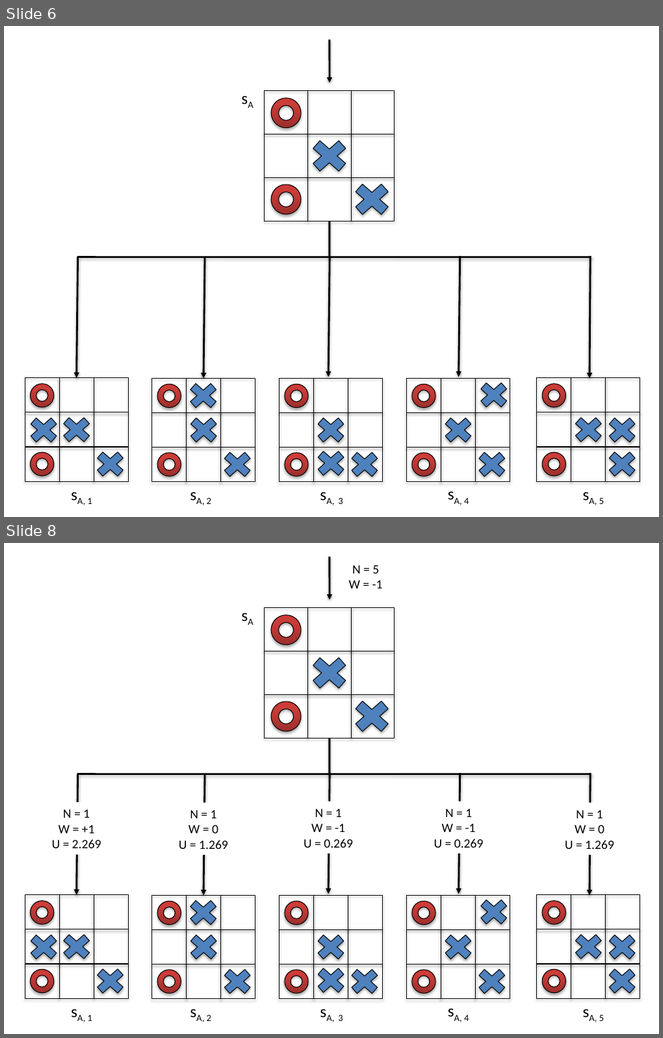
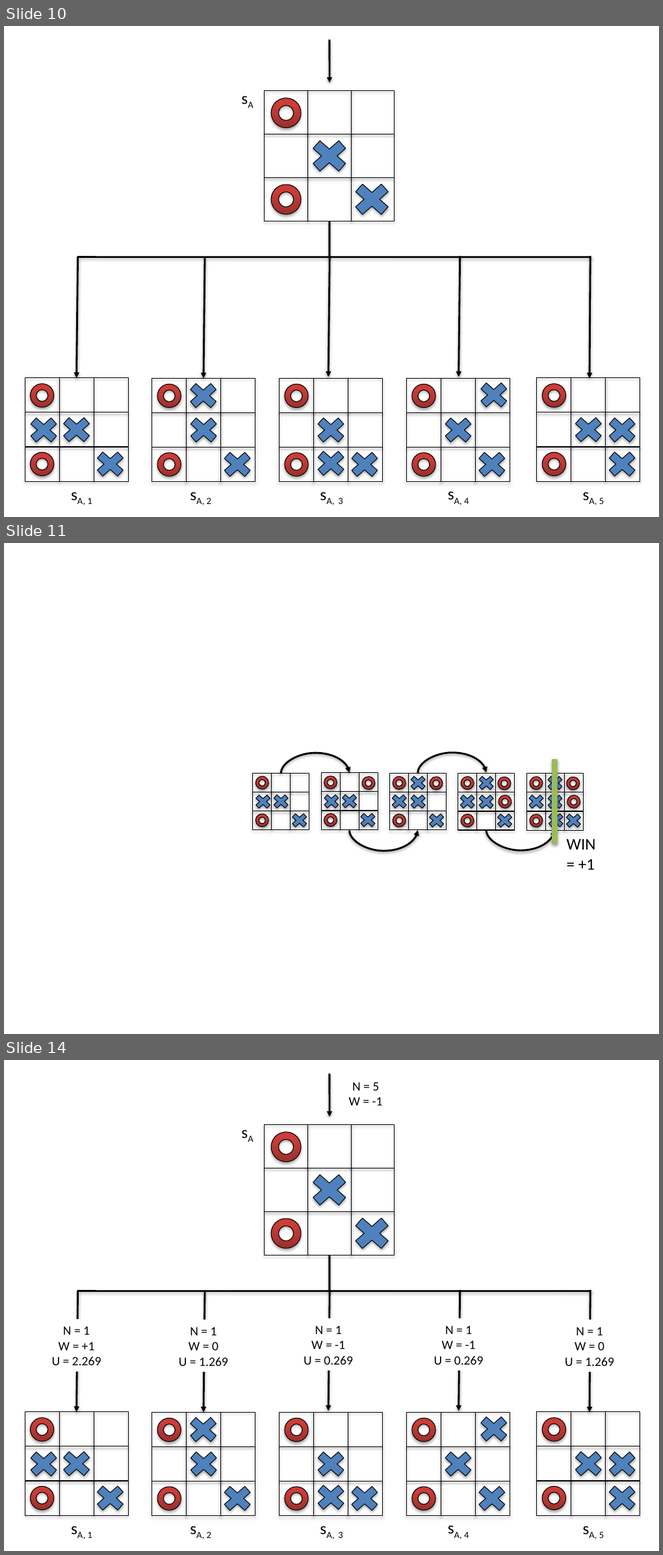
Before and after one commit to petosa/simple-alpha-zero, a slide deck: project_webpage/Diagrams.pptx. Shown one above the other, each under a label of ours: slides 6 and 8 before the commit, slides 10, 11 and 14 after it; the slides between them are not shown. The pictures are 663x1038 and 663x1555 pixels, drawn with LibreOffice and Linux fonts; fonts in the diff are those of the drawing. Boxes give left, top, right and bottom in pixels: in the first picture for what was removed or moved away, otherwise in the second. Text is boxed around its words. In the diff, an @@ line names an element or a change of style, - is before the commit and + after.

```diff
--- a/project_webpage/Diagrams.pptx
+++ b/project_webpage/Diagrams.pptx
@@ slide 11 added at (x1=4, y1=543, x2=659, y2=1034), background #FFFFFF @@
@@ curved arrow added from (281, 773) to (349, 773), #000000 2 pt @@
@@ curved arrow added from (418, 773) to (486, 773), #000000 2 pt @@
@@ cross added at (x1=408, y1=774, x2=429, y2=793), fill #4F81BD, outline #000000 0.75 pt @@
@@ cross added at (x1=476, y1=774, x2=497, y2=793), fill #4F81BD, outline #000000 0.75 pt @@
@@ cross added at (x1=545, y1=774, x2=566, y2=793), fill #4F81BD, outline #000000 0.75 pt @@
@@ line added from (555, 759) to (555, 845), #9BBB59 6.01 pt @@
@@ group added at (x1=252, y1=773, x2=311, y2=830): 9 rectangles, 3 crosses, 2 donuts @@
@@ cross added at (x1=321, y1=792, x2=342, y2=811), fill #4F81BD, outline #000000 0.75 pt @@
@@ donut added at (x1=362, y1=777, x2=376, y2=790), fill gradient #9C2F2D to #CB3E3A to #CE3B37, outline #000000 0.75 pt @@
@@ cross added at (x1=389, y1=792, x2=410, y2=811), fill #4F81BD, outline #000000 0.75 pt @@
@@ donut added at (x1=430, y1=777, x2=443, y2=790), fill gradient #9C2F2D to #CB3E3A to #CE3B37, outline #000000 0.75 pt @@
@@ cross added at (x1=457, y1=792, x2=478, y2=811), fill #4F81BD, outline #000000 0.75 pt @@
@@ donut added at (x1=498, y1=777, x2=511, y2=790), fill gradient #9C2F2D to #CB3E3A to #CE3B37, outline #000000 0.75 pt @@
@@ donut added at (x1=499, y1=795, x2=512, y2=808), fill gradient #9C2F2D to #CB3E3A to #CE3B37, outline #000000 0.75 pt @@
@@ cross added at (x1=525, y1=793, x2=547, y2=811), fill #4F81BD, outline #000000 0.75 pt @@
@@ donut added at (x1=567, y1=777, x2=580, y2=790), fill gradient #9C2F2D to #CB3E3A to #CE3B37, outline #000000 0.75 pt @@
@@ donut added at (x1=568, y1=795, x2=581, y2=808), fill gradient #9C2F2D to #CB3E3A to #CE3B37, outline #000000 0.75 pt @@
@@ group added at (x1=321, y1=773, x2=379, y2=830): 9 rectangles, 2 crosses, 2 donuts @@
@@ group added at (x1=390, y1=774, x2=447, y2=831): 9 rectangles, 2 crosses, 2 donuts @@
@@ group added at (x1=458, y1=774, x2=516, y2=831): 9 rectangles, 2 crosses, 2 donuts @@
@@ group added at (x1=527, y1=774, x2=584, y2=831): 9 rectangles, 2 crosses, 2 donuts @@
@@ cross added at (x1=545, y1=811, x2=567, y2=830), fill #4F81BD, outline #000000 0.75 pt @@
@@ curved arrow added from (349, 831) to (418, 831), #000000 2 pt @@
@@ curved arrow added from (486, 830) to (555, 830), #000000 2 pt @@
@@ text added at (x1=567, y1=839, x2=596, y2=870), 18 pt, text #000000 @@
+WIN = +1
@@ what was slide 6 is now slide 10 @@
@@ what was slide 8 is now slide 14 @@
```
Also in this commit, not shown: 7 other slides added, 1 slide removed, 4 other files.
